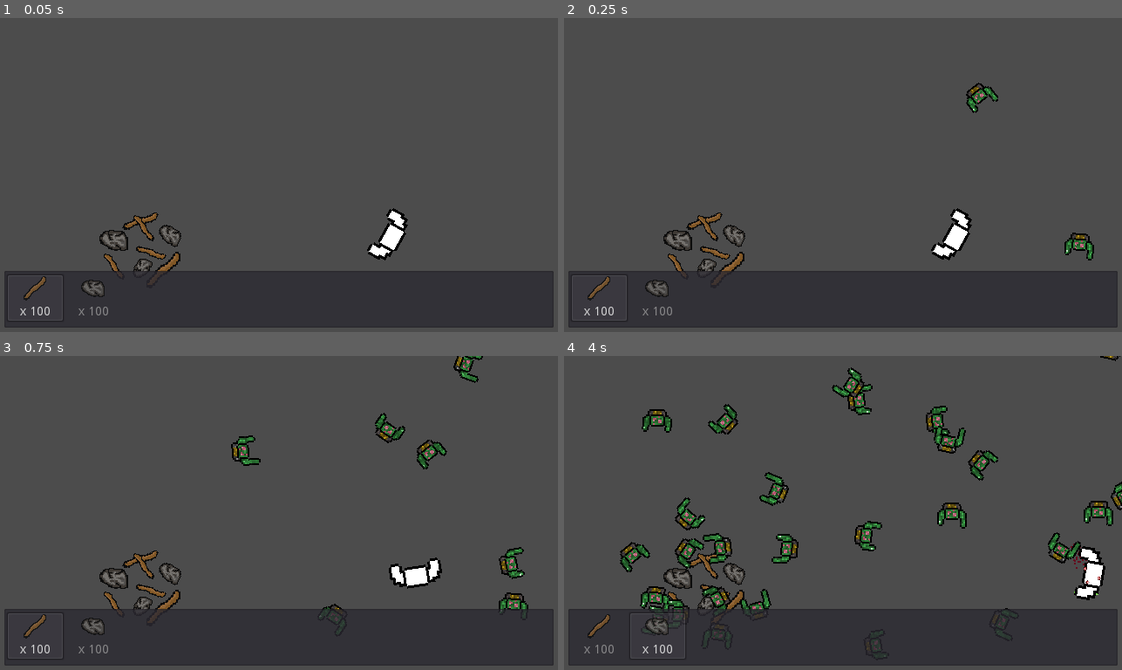
Above: before the commit, frames 1-4 (two rows, left to right).
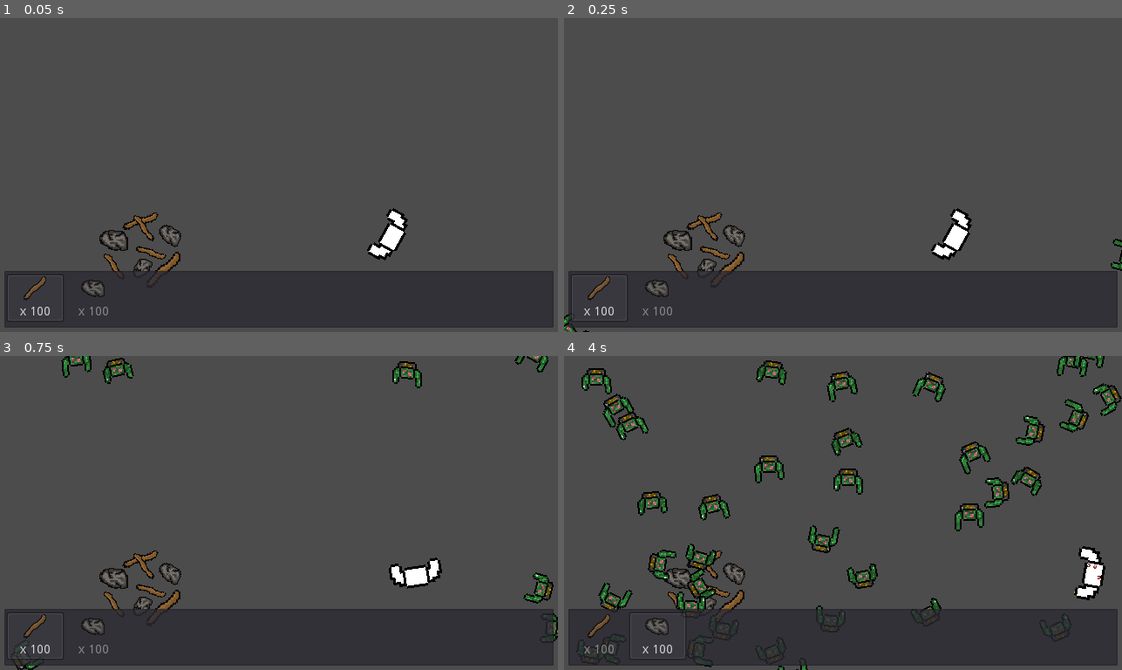
Above: after the commit, the same moments.

Repository: age-of-asparagus/click-godot3
Game: Godot game, scene res://Overworld/Overworld.tscn
Same seed, same stepped clock (60 frames per second), same inputs: the game is played once before the commit and once after it. The engine's default icon, where the game draws it, is replaced by a stand-in: a white triangle on a blue panel in a dark square.
Inputs (mouse positions are in pixels of both pictures, inside the frame that each line leads up to):
- Up to frame 1 (0.05 s): no input
- Up to frame 2 (0.25 s): no input
- Up to frame 3 (0.75 s): move the mouse to (401, 497) at 0.52 s; hold Right (ui_right) from 0.53 s (still down); tap Keypad 1 (1) at 0.6 s
- Up to frame 4 (4 s): tap 2 (2) at 0.8, 1.35, 2.3, 2.85, 3.8 s; move the mouse to (731, 528) at 1.27 s; release Right (ui_right) at 1.28 s; hold Down (ui_down) 1.28-2.03 s; tap Keypad 1 (1) at 1.55, 2.1, 3.05 s; move the mouse to (898, 443) at 2.02 s; hold Right (ui_right) 2.03-2.78 s; move the mouse to (815, 575) at 2.77 s; hold Up (ui_up) 2.78-3.53 s; move the mouse to (1010, 560) at 3.52 s; hold Left (ui_left) from 3.53 s (still down); tap F (interact) at 3.6 s

Frame 1 is identical in both runs. In frame 2, 0.7% of the frame differs, in the area x 0-100%, y 20-100%; in frame 3, 2.9%; in frame 4, 12%, in the area x 3-100%, y 0-100%.

Commit message:
R to restart; mobs spawn from outside

Diff:
--- a/Items/BaseItem.gd
+++ b/Items/BaseItem.gd
@@ -5,6 +5,7 @@
 export var max_distance := 1000
 export var lifetime_seconds := 2
 export var rotation_speed := 10
+export var randomness := 0.2
 
 export var texture_scale := 1.0
 export(Texture) var texture
@@ -17,6 +18,16 @@
 	$Sprite.texture = texture
 	$Sprite.scale = Vector2(texture_scale, texture_scale)
 
+	# add a little bit of randomness to rotation and distance and speed
+	# so they don't all line up
+	lifetime_seconds *= rand_range(1.0-randomness, 1.0+randomness)
+	max_distance *= rand_range(1.0-randomness, 1.0+randomness)
+	rotation_speed *= rand_range(1.0-randomness, 1.0+randomness)
+	speed *= rand_range(1.0-randomness, 1.0+randomness)
+
+	rotation += rand_range(randomness/2.0, -randomness/2.0)
+
+
 func _physics_process(delta):
 
 	# track the item's age since creation
@@ -28,3 +39,5 @@
 	if (global_position - initial_position).length() < max_distance:
 		position += transform.x * speed * delta
 		$Sprite.rotation += rotation_speed * delta
+	else:
+		monitorable = false
--- a/Mobs/BaseMob.gd
+++ b/Mobs/BaseMob.gd
@@ -7,8 +7,7 @@
 
 func _ready():
 	# set speed in Y direction then rotate in random direction
-	velocity = Vector2(speed, 0).rotated(randf() * 2.0 * PI)
-	rotation = velocity.angle()
+	velocity = Vector2(speed, 0).rotated(rotation)
 
 func _physics_process(delta):
 	move_and_slide(velocity)
@@ -21,8 +20,9 @@
 	death_effect.position = global_position
 
 	var xpnode = XPNode.instance()
-	parent.add_child(xpnode)
+	parent.call_deferred("add_child", xpnode)
 	xpnode.position = global_position
+
 	queue_free()
 
 func _on_WeaponDetector_area_shape_entered(area_rid, area, area_shape_index, local_shape_index):
--- a/Mobs/BaseMob.tscn
+++ b/Mobs/BaseMob.tscn
@@ -23,6 +23,7 @@
 
 [node name="BaseMob" type="KinematicBody2D"]
 scale = Vector2( 2, 2 )
+z_index = 1
 collision_layer = 8
 collision_mask = 11
 script = ExtResource( 2 )
@@ -45,7 +46,6 @@
 [node name="AnimatedSprite" type="AnimatedSprite" parent="."]
 rotation = -1.5708
 frames = SubResource( 3 )
-frame = 2
 playing = true
 
 [node name="DeleteMeIfIGoOffScreen" parent="." instance=ExtResource( 7 )]
--- a/Overworld/Overworld.gd
+++ b/Overworld/Overworld.gd
@@ -18,6 +18,11 @@
 		$Character.set_item_index(1)
 		$HUD/MarginContainer/ItemList.select(1)
 
+	if Input.is_action_just_pressed("restart"):
+		Global.stones = 100
+		Global.sticks = 100
+		get_tree().reload_current_scene()
+
 func _on_ClickArea_body_entered(body):
 	player_is_near = true
 
--- a/Overworld/Overworld.tscn
+++ b/Overworld/Overworld.tscn
@@ -8,6 +8,11 @@
 [ext_resource path="res://Overworld/Overworld.gd" type="Script" id=6]
 [ext_resource path="res://Assets/Downloaded/keyboardkeys.png" type="Texture" id=7]
 [ext_resource path="res://HUD/OnScreenInventory1-9.tscn" type="PackedScene" id=8]
+
+[sub_resource type="Curve2D" id=5]
+_data = {
+"points": PoolVector2Array( 0, 0, 0, 0, 0, 0, 0, 0, 0, 0, 644.005, 0, 0, 0, 0, 0, 644.005, 361, 0, 0, 0, 0, 0, 360, 0, 0, 0, 0, 0, 2, 0, 0, 0, 0, 0, 0 )
+}
 
 [sub_resource type="CircleShape2D" id=1]
 radius = 32.0624
@@ -36,6 +41,12 @@
 [node name="SpawnManager" type="Node2D" parent="."]
 script = ExtResource( 2 )
 Mob = ExtResource( 3 )
+
+[node name="ScreenEdgePath" type="Path2D" parent="SpawnManager"]
+scale = Vector2( 0.995334, 1 )
+curve = SubResource( 5 )
+
+[node name="MobSpawnLocation" type="PathFollow2D" parent="SpawnManager/ScreenEdgePath"]
 
 [node name="SpawnTimer" type="Timer" parent="SpawnManager"]
 wait_time = 0.1
@@ -100,12 +111,13 @@
 
 [node name="KeyPrompt" type="AnimatedSprite" parent="ClickArea"]
 position = Vector2( 31.5, -33 )
-z_index = 1
+z_index = 2
 frames = SubResource( 4 )
 playing = true
 
 [node name="Character" parent="." instance=ExtResource( 1 )]
 position = Vector2( 447, 250 )
+z_index = 1
 
 [connection signal="timeout" from="SpawnManager/SpawnTimer" to="SpawnManager" method="_on_SpawnTimer_timeout"]
 [connection signal="body_entered" from="ClickArea" to="." method="_on_ClickArea_body_entered"]
--- a/Overworld/SpawnManager.gd
+++ b/Overworld/SpawnManager.gd
@@ -1,15 +1,20 @@
 extends Node2D
 
 export var Mob : PackedScene
-var screen_dimensions : Vector2
-
-func _ready():
-	screen_dimensions = get_viewport().get_visible_rect().size
-	print(screen_dimensions)
 
 func _on_SpawnTimer_timeout():
 	var mob : KinematicBody2D = Mob.instance()
 
+	# Choose a random location on Path2D.
+	var mob_spawn_location : PathFollow2D = $ScreenEdgePath/MobSpawnLocation
+	mob_spawn_location.offset = randi()
+
+	mob.position = mob_spawn_location.position
+	mob.rotation = mob_spawn_location.rotation
+	var direction = mob_spawn_location.rotation + PI / 2
+
+	# Add some randomness to the direction (30 degrees either way)
+	direction += rand_range(-PI / 6, PI / 6)
+	mob.rotation = direction
+
 	get_parent().add_child(mob)
-
-	mob.position = Vector2(rand_range(0, screen_dimensions.x), rand_range(0, screen_dimensions.y))
--- a/project.godot
+++ b/project.godot
@@ -95,6 +95,11 @@
 , Object(InputEventKey,"resource_local_to_scene":false,"resource_name":"","device":0,"alt":false,"shift":false,"control":false,"meta":false,"command":false,"pressed":false,"scancode":16777352,"physical_scancode":0,"unicode":0,"echo":false,"script":null)
  ]
 }
+restart={
+"deadzone": 0.5,
+"events": [ Object(InputEventKey,"resource_local_to_scene":false,"resource_name":"","device":0,"alt":false,"shift":false,"control":false,"meta":false,"command":false,"pressed":false,"scancode":82,"physical_scancode":0,"unicode":0,"echo":false,"script":null)
+ ]
+}
 
 [layer_names]
 
Not shown: 1 places in Overworld/Overworld.tscn that only renumber resources
